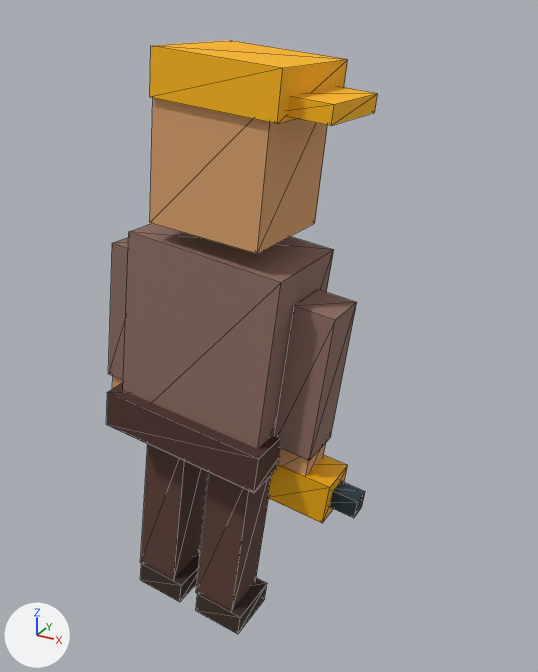
One commit to the glTF model public/assets/actors/okupa.gltf: the scene before it, then after it.
Both versions are drawn from a 50 mm lens placed at (0.868, -1.293, 1.472), pointed at (0.123, 0.063, 0.794). The axes (+X, +Y, +Z) are drawn at lower left. The lights are the same throughout. The first picture is the older version. Both versions are drawn at frame 6 of the action 'run'; the numbers are the values there. Mesh edges are drawn as thin lines.

Objects in the first picture: 'armLMesh', 'armRMesh', 'cap', 'drill', 'head', 'legLMesh', 'legRMesh', 'shoeL', 'shoeR', 'toolbelt', 'torso', 'visor' and 3 more.
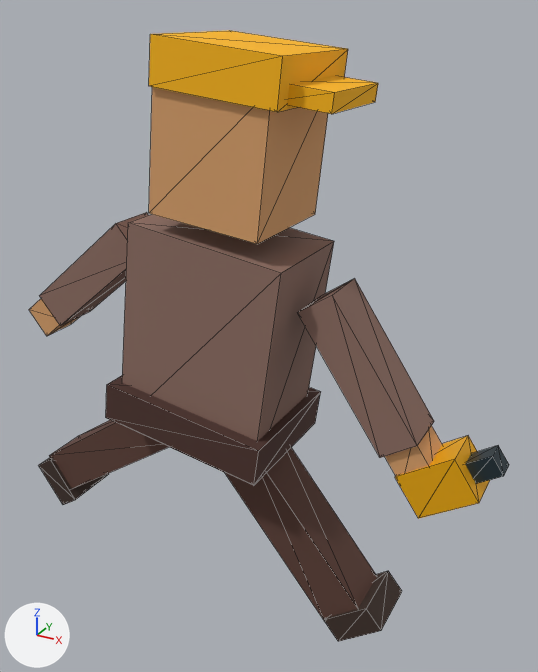
Not drawn themselves, but carrying or shaping drawn objects: ob_hips, ob_arml, ob_armr, ob_legl, ob_legr.

Location of each change, (x1, y1, x2, y2) in pixels of the pictures (538 x 672 px):
'torso', moved
    before: (123, 223, 334, 449)
    after: (122, 214, 334, 441)
'head', moved
    before: (150, 98, 328, 254)
    after: (149, 87, 328, 244)
'armRMesh', moved, turned
    before: (274, 290, 357, 461)
    after: (298, 279, 434, 458)
'legRMesh', moved, turned
    before: (196, 473, 271, 610)
    after: (224, 448, 377, 620)
'cap', moved
    before: (150, 40, 348, 124)
    after: (149, 30, 348, 112)
'legLMesh', moved, turned
    before: (140, 444, 208, 578)
    after: (49, 420, 168, 489)
'toolbelt', moved
    before: (106, 383, 281, 493)
    after: (106, 376, 321, 486)
'drill', moved, turned
    before: (268, 455, 348, 523)
    after: (395, 435, 490, 519)
'armLMesh', moved, turned
    before: (108, 237, 129, 380)
    after: (40, 212, 148, 326)
'shoeR', moved, turned
    before: (196, 578, 267, 634)
    after: (324, 571, 402, 642)
'visor', moved
    before: (287, 86, 378, 126)
    after: (288, 76, 378, 114)
'shoeL', moved, turned
    before: (140, 549, 201, 602)
    after: (39, 458, 109, 505)
'chuck', moved, turned
    before: (330, 481, 365, 518)
    after: (465, 445, 509, 484)
'handR', moved, turned
    before: (278, 443, 326, 476)
    after: (385, 425, 442, 476)
'handL', moved, turned (mostly hidden before)
    before: (112, 376, 123, 389)
    after: (29, 299, 79, 336)

What changed in the scene script:
```text
Change ob_hips:
    ob_hips.location: (0.0, 0.0, 0.52) -> (0.0, 0.0, 0.539)
Change ob_arml:
    ob_arml.rotation_euler: (0.0, 0.0, 0.0) -> (0.0, 0.741, 0.0)  # degrees (0, 0, 0) -> degrees (0, 42, 0)
Change ob_armr:
    ob_armr.rotation_euler: (0.0, 0.0, 0.0) -> (0.0, -0.741, 0.0)  # degrees (0, 0, 0) -> degrees (0, -42, 0)
Change ob_legl:
    ob_legl.rotation_euler: (0.0, 0.0, 0.0) -> (0.0, 0.823, 0.0)  # degrees (0, 0, 0) -> degrees (0, 47, 0)
Change ob_legr:
    ob_legr.rotation_euler: (0.0, 0.0, 0.0) -> (0.0, -0.823, 0.0)  # degrees (0, 0, 0) -> degrees (0, -47, 0)
```
